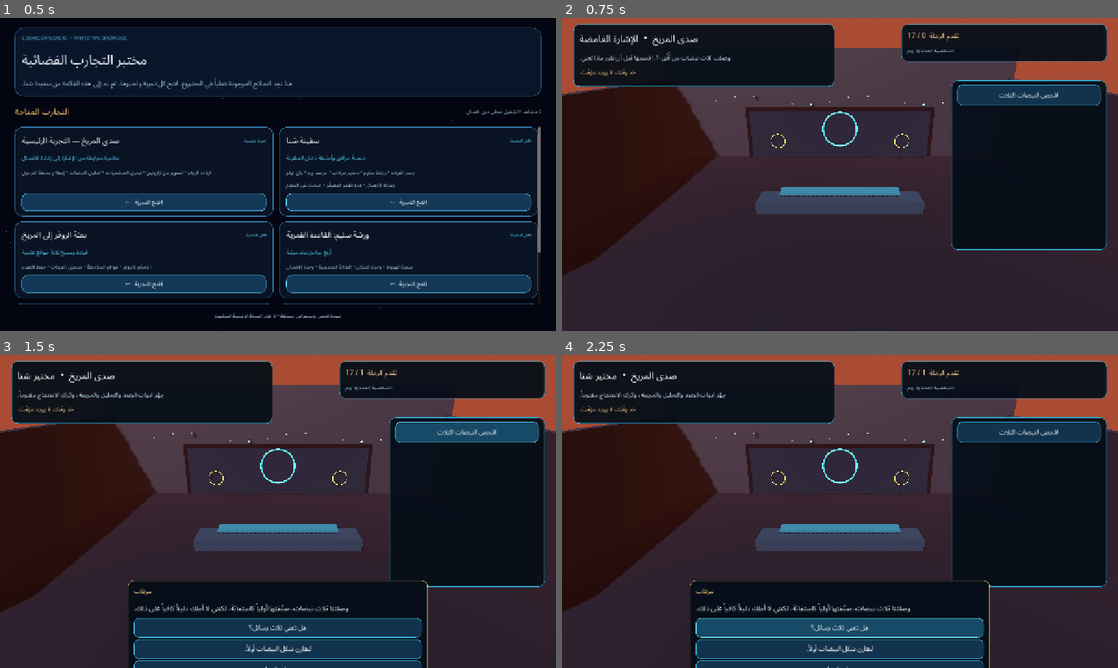
Above: before the commit, frames 1-4 (two rows, left to right).
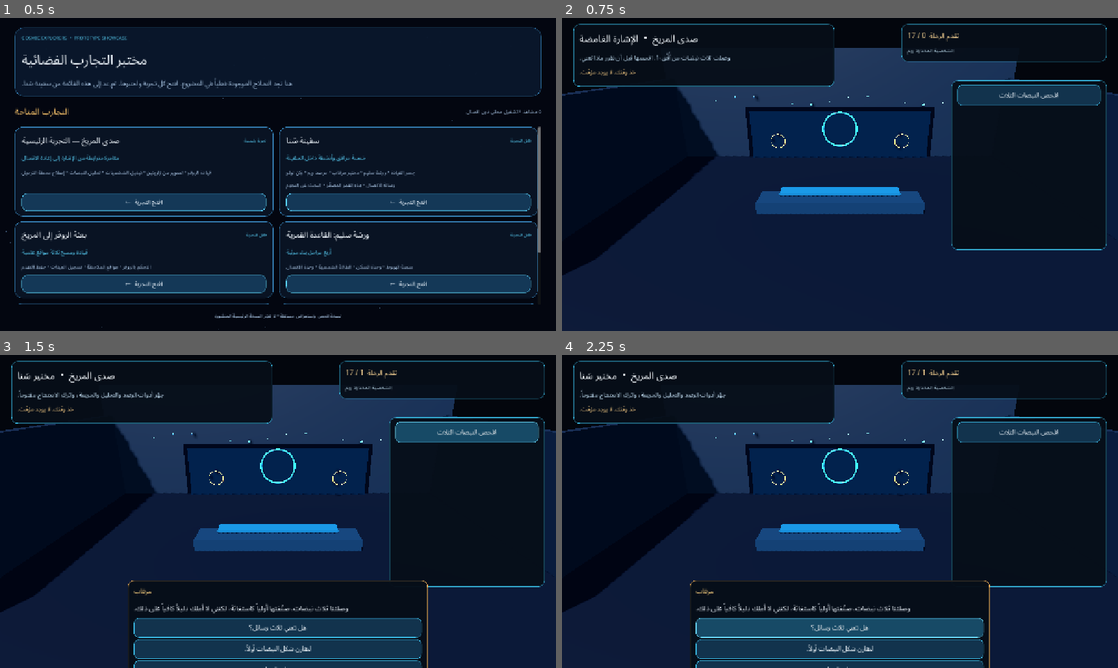
Above: after the commit, the same moments.

Repository: mdznap35/-cosmic-explorers
Game: Godot game, scene res://scenes/prototypes/showcase_app.tscn
Same seed, same stepped clock (60 frames per second), same inputs: the game is played once before the commit and once after it.
Inputs:
- Up to frame 1 (0.5 s): no input
- Up to frame 2 (0.75 s): click "افتح التجربة ←" at 0.5 s
- Up to frame 3 (1.5 s): click "افحص النبضات الثلاث" at 1.25 s
- Up to frame 4 (2.25 s): click "هل تعني ثلاث رسائل؟" at 2 s

Frame 1 is identical in both runs. In frame 2, 71% of the frame differs, in the area x 0-100%, y 0-100%; in frame 3, 56%; in frame 4, 56%.
Error before the commit: Attempted to free a locked object (calling or emitting). (res://scripts/prototypes/echo_of_mars_vertical_slice.gd:429)
Error after the commit: Attempted to free a locked object (calling or emitting). (res://scripts/prototypes/echo_of_mars_vertical_slice.gd:430)

Commit message:
fix: scope Mars atmosphere to Mars story stages

Diff:
--- a/scripts/prototypes/echo_of_mars_vertical_slice.gd
+++ b/scripts/prototypes/echo_of_mars_vertical_slice.gd
@@ -70,6 +70,7 @@
 var _loaded_asset_ids: Array[String] = []
 var _world_root: Node3D
 var _camera: Camera3D
+var _world_environment: Environment
 var _rover_instance
 var _hud_root: Control
 var _title_label: Label
@@ -460,9 +461,9 @@
 
 func _build_world_shell() -> void:
 	var world_environment := WorldEnvironment.new()
-	var environment := Environment.new()
-	MarsLandscapeBuilder.configure_atmosphere(environment)
-	world_environment.environment = environment
+	_world_environment = Environment.new()
+	_configure_space_atmosphere()
+	world_environment.environment = _world_environment
 	add_child(world_environment)
 	var key_light := DirectionalLight3D.new()
 	key_light.rotation_degrees = Vector3(-48.0,-28.0,0.0)
@@ -478,7 +479,22 @@
 	_camera.fov = 52.0
 	add_child(_camera)
 
+func _configure_space_atmosphere() -> void:
+	if _world_environment == null:
+		return
+	_world_environment.background_mode = Environment.BG_COLOR
+	_world_environment.background_color = Color(0.012, 0.022, 0.052, 1.0)
+	_world_environment.ambient_light_source = Environment.AMBIENT_SOURCE_COLOR
+	_world_environment.ambient_light_color = Color(0.48, 0.55, 0.68, 1.0)
+	_world_environment.ambient_light_energy = 0.8
+	_world_environment.fog_enabled = false
+	_world_environment.tonemap_mode = Environment.TONE_MAPPER_FILMIC
+
 func _build_stage_environment(stage_index: int) -> void:
+	if stage_index >= 4 and stage_index <= 8:
+		MarsLandscapeBuilder.configure_atmosphere(_world_environment)
+	else:
+		_configure_space_atmosphere()
 	for child in _world_root.get_children(): child.free()
 	_loaded_asset_ids.clear()
 	match stage_index:
